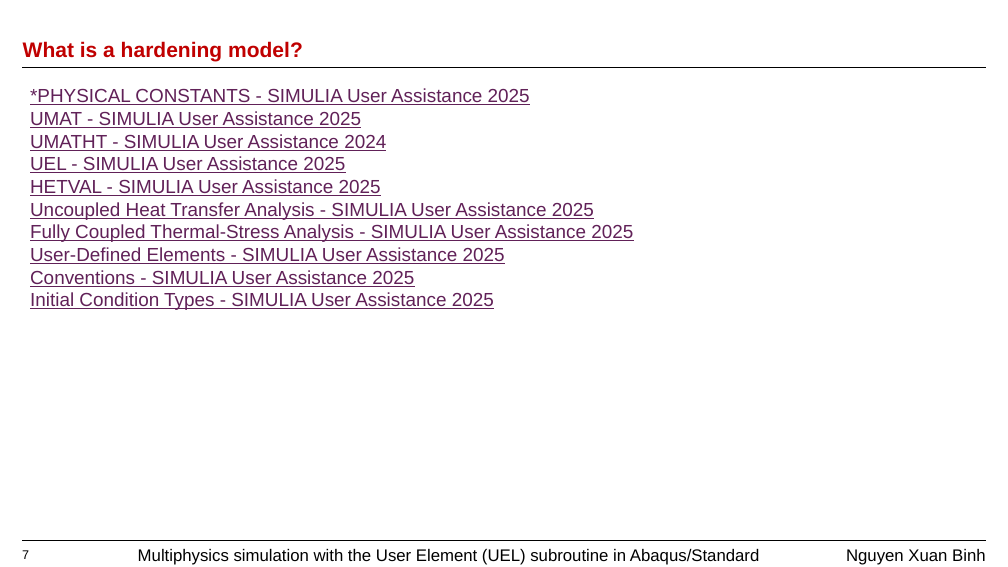
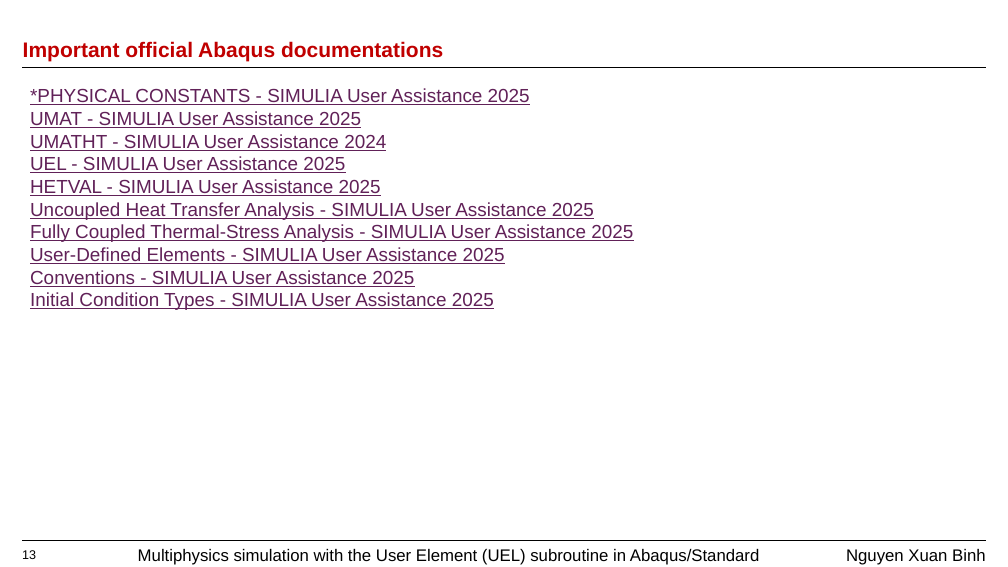
Before and after one commit to SpringNuance/Abaqus-UEL-Multiphysics, a slide deck: slide 13 of Progress meetings/User Element Multiphysics.pptx (slide 7 before the commit). Drawn at 1008x567 pixels with LibreOffice and Linux fonts; fonts in the diff are those of the drawing; background and template pictures are left out. Boxes give left, top, right and bottom in pixels: in the first picture for what was removed or moved away, otherwise in the second. Text is boxed around its words. In the diff, an @@ line names an element or a change of style, - is before the commit and + after.

```diff
--- a/Progress meetings/User Element Multiphysics.pptx
+++ b/Progress meetings/User Element Multiphysics.pptx
@@ title at [23,41,443,61]: text changed @@
-What is a hardening model?
+Important official Abaqus documentations
@@ page number at [22,550,36,559]: text changed @@
-7
+13
```
Also in this commit, not shown: 4 other slides changed, 37 slides added, 13 other files.
